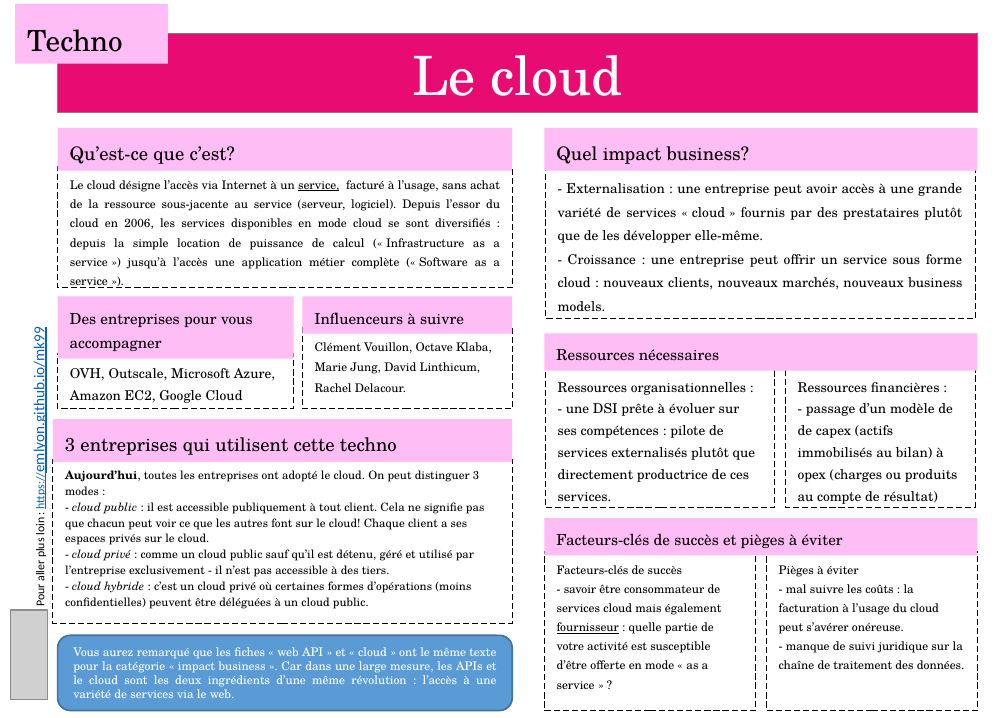
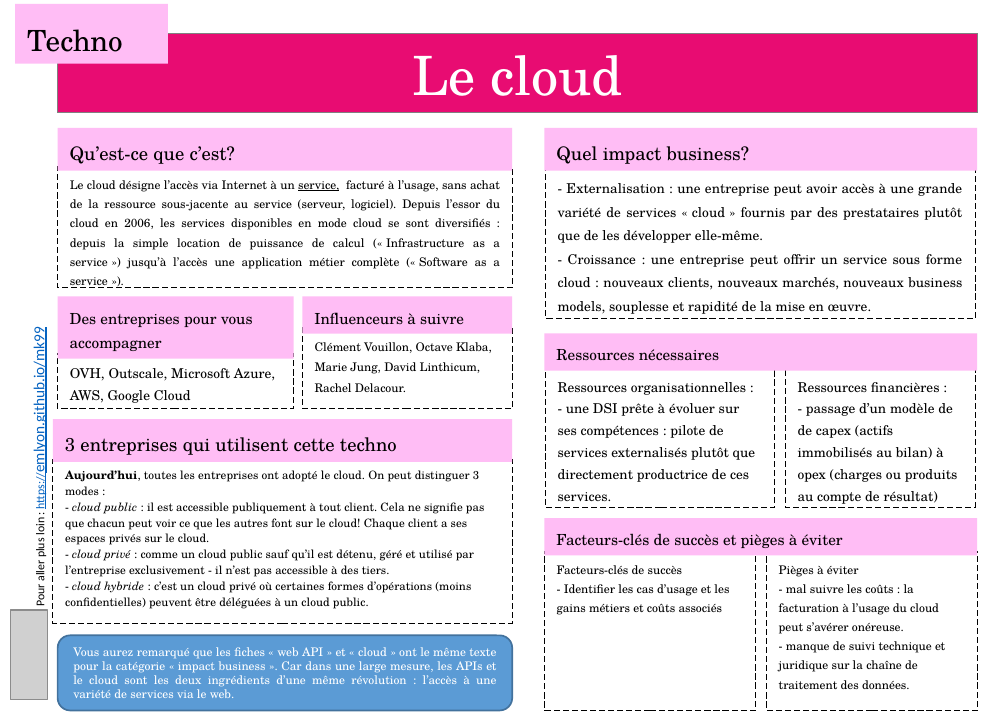
Before and after one commit to emlyon/chaire-implid, a slide deck: slide 5 of docs/content/cards.pptx. Drawn at 1008x718 pixels with LibreOffice and Linux fonts; fonts in the diff are those of the drawing; grey boxes stand for pictures. Boxes give left, top, right and bottom in pixels: in the first picture for what was removed or moved away, otherwise in the second. Text is boxed around its words. In the diff, an @@ line names an element or a change of style, - is before the commit and + after.

```diff
--- a/docs/content/cards.pptx
+++ b/docs/content/cards.pptx
@@ subtitle at bbox=[558, 254, 962, 314]: text changed @@
-- Croissance : une entreprise peut offrir un service sous forme cloud : nouveaux clients, nouveaux marchés, nouveaux business models.
+- Croissance : une entreprise peut offrir un service sous forme cloud : nouveaux clients, nouveaux marchés, nouveaux business models, souplesse et rapidité de la mise en œuvre.
@@ text in rectangle at bbox=[70, 368, 275, 403]: text changed @@
-OVH, Outscale, Microsoft Azure, Amazon EC2, Google Cloud
+OVH, Outscale, Microsoft Azure, AWS, Google Cloud
@@ text in rectangle at bbox=[557, 565, 729, 615]: text changed @@
-Facteurs-clés de succès
-- savoir être consommateur de services cloud mais également fournisseur : quelle partie de votre activité est susceptible d’être offerte en mode « as a service » ?
+Facteurs-clés de succès
+- Identifier les cas d’usage et les gains métiers et coûts associés
@@ text in rectangle at bbox=[779, 565, 945, 689]: text changed @@
-Pièges à éviter
-- mal suivre les coûts : la facturation à l’usage du cloud peut s’avérer onéreuse.
-- manque de suivi juridique sur la chaîne de traitement des données.
+Pièges à éviter
+- mal suivre les coûts : la facturation à l’usage du cloud peut s’avérer onéreuse.
+- manque de suivi technique et juridique sur la chaîne de traitement des données.
```
Also in this commit, not shown: 6 other slides changed, 28 other files.
